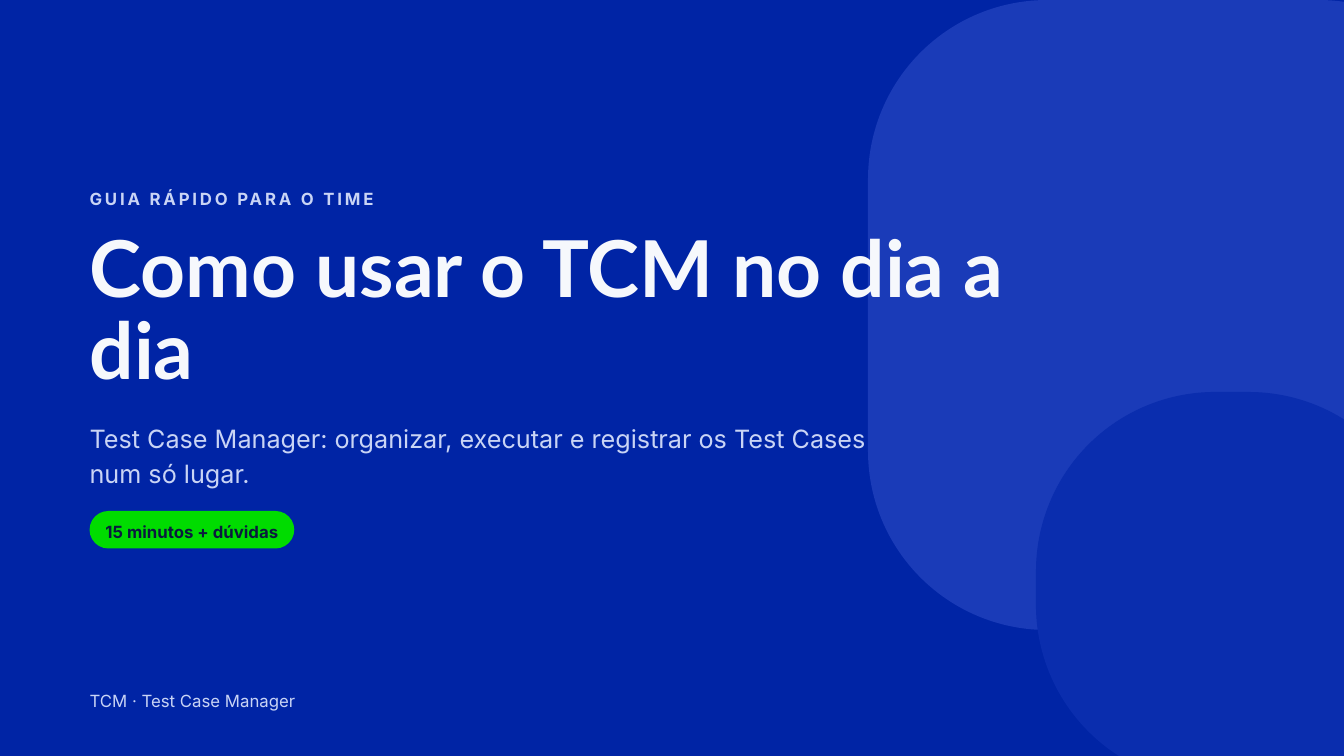
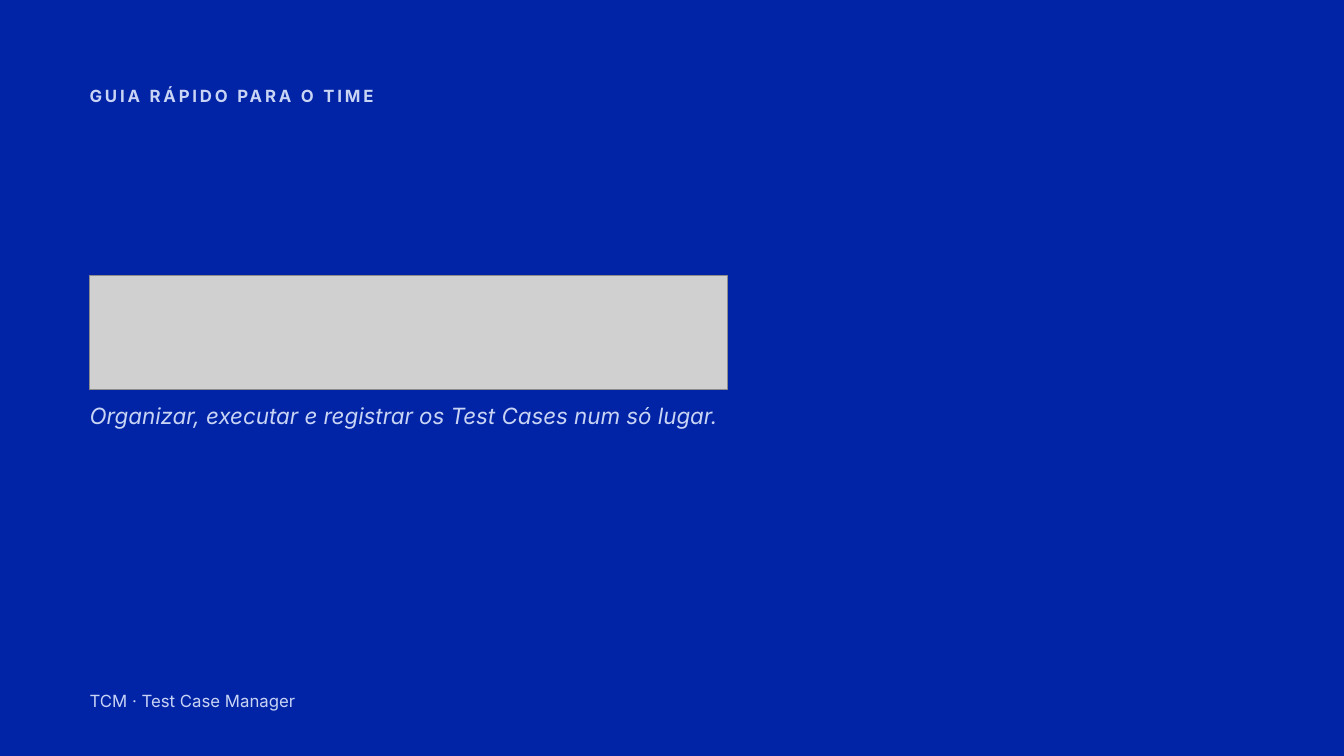
Before and after one commit to acarolinelais/tcm, a slide deck: slide 1 of docs/apresentacoes/tcm-guia-do-time.pptx. Drawn at 1344x756 pixels with LibreOffice and Linux fonts; fonts in the diff are those of the drawing; grey boxes stand for pictures. Boxes give left, top, right and bottom in pixels: in the first picture for what was removed or moved away, otherwise in the second. Text is boxed around its words. In the diff, an @@ line names an element or a change of style, - is before the commit and + after.

Commit message:
docs(apresentacoes): atualiza o pptx do guia do time

```diff
--- a/docs/apresentacoes/tcm-guia-do-time.pptx
+++ b/docs/apresentacoes/tcm-guia-do-time.pptx
@@ rounded rectangle removed at [868, 0, 1344, 630] @@
@@ text "GUIA RÁPIDO PARA O TIME": place and size @@
-text "GUIA RÁPIDO PARA O TIME" at [215, 192, 228, 205]
+text "GUIA RÁPIDO PARA O TIME" at [215, 89, 228, 102]
@@ title removed at [90, 238, 1004, 380] @@
-Como usar o TCM no dia a dia
@@ picture added at [90, 275, 728, 389] @@
@@ text at [90, 407, 717, 429]: text changed; size 18 to 16 pt; italic on @@
-Test Case Manager: organizar, executar e registrar os Test Cases num só lugar.
+Organizar, executar e registrar os Test Cases num só lugar.
@@ rounded rectangle removed at [1036, 392, 1344, 756] @@
@@ rounded rectangle removed at [90, 511, 294, 548] @@
-15 minutos + dúvidas
```
Also in this commit, not shown: 10 other slides changed.
